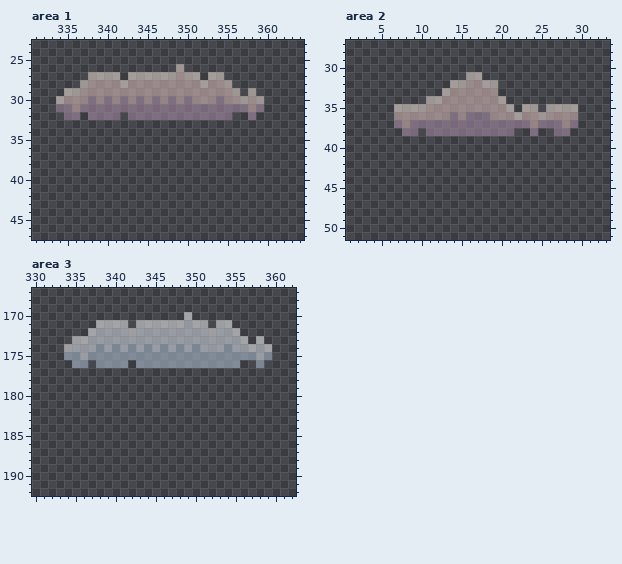
Two states of a pixel-art file, art/site/clouds.aseprite. The picture above was drawn from the file before the commit.
384x576 pixels, 1 frame. Shown: area 1: x 331..364, y 23..47; area 2: x 1..33, y 27..51; area 3: x 330..362, y 167..192. The commit also changed other parts of the picture, which this record leaves out.
The same view after the edit:
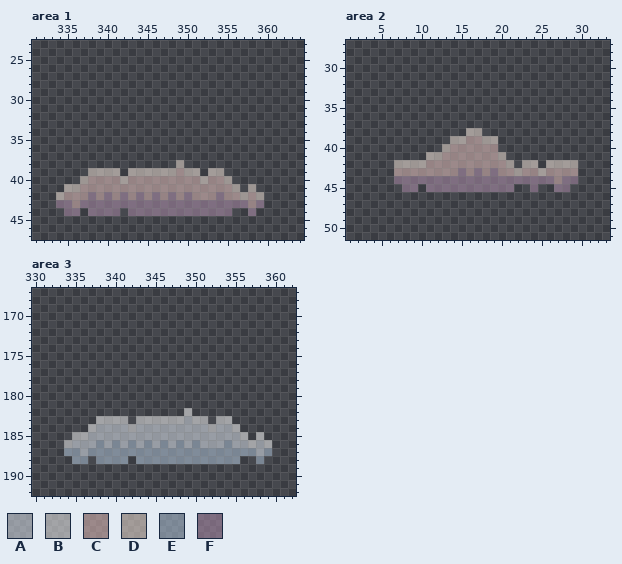
Palette (. is transparent): A #e9f2fb80  B #ffffff80  C #f2c9c680  D #fff0e480  E #b9cfe680  F #b894b480
What changed:
Changed rows in their new state; - is an unchanged pixel.
Area 1:
first column x 334:
26 ---------------.----------
27 ----....-.........-..-----
28 ---...................----
29 -......................-.-
30 ..........................
31 ..........................
32 -..-....-.............--.-
first column x 334:
38 ---------------D----------
39 ----DDDD-DDDDDDCDD-DD-----
40 ---DCCCCDCCCCCCCCCDCCD----
41 -DDCCCCCCCCCCCCCCCCCCCD-D-
42 DCCCFCFCFCFCFCFCFCCCFCCDCD
43 FFCFFFFFFFFFFFFFFFFFFFFFCF
44 -FF-FFFF-FFFFFFFFFFFFF--F-
Area 2:
first column x 7:
31 ---------..------------
32 -------......----------
33 ------.......----------
34 ----..........---------
35 ...............-..-....
36 .......................
37 .......................
38 -..-.....DD....--.--..-
39 -------DDCCDD----------
40 ------DCCCCCC----------
41 ----DDCCCCCCCD---------
42 DDDDCCCCCCCCCCD-DD-DDDD
43 CCCCCCCCFCFCFCCDCCDCCCC
44 FFFFFFFFFFFFFFFFFFFFCFF
45 -FF-FFFFFFFFFFF--F--FF-
Area 3:
first column x 334:
170 ---------------.----------
171 ----....-.........-..-----
172 ---...................----
173 -......................-.-
174 ..........................
175 ..........................
176 -..-....-.............--.-
first column x 334:
182 ---------------B----------
183 ----BBBB-BBBBBBABB-BB-----
184 ---BAAAABAAAAAAAAABAAB----
185 -BBAAAAAAAAAAAAAAAAAAAB-B-
186 BAAAEAEAEAEAEAEAEAAAEAABAB
187 EEAEEEEEEEEEEEEEEEEEEEEEAE
188 -EE-EEEE-EEEEEEEEEEEEE--E-
Pixel boxes of the changes (left, top, right, bottom) in both pictures:
erased: (56, 64, 264, 120)
added: (56, 160, 264, 216)
changed: (394, 72, 578, 192)
erased: (64, 312, 272, 368)
added: (64, 408, 272, 464)
